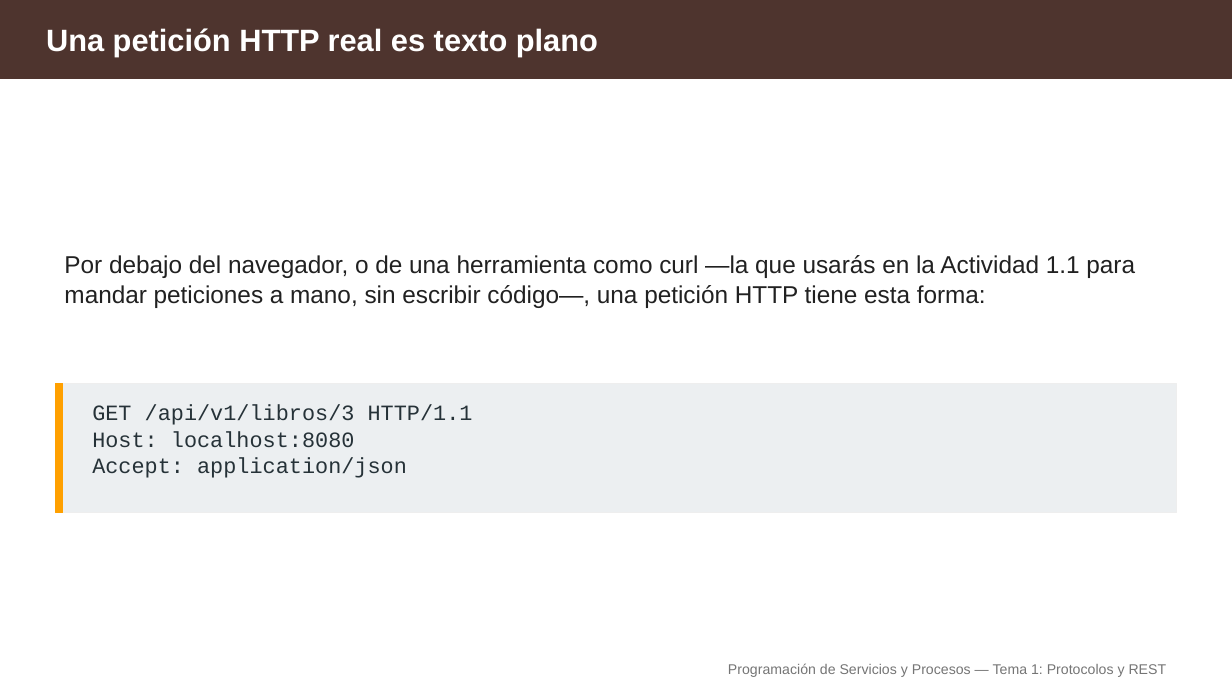
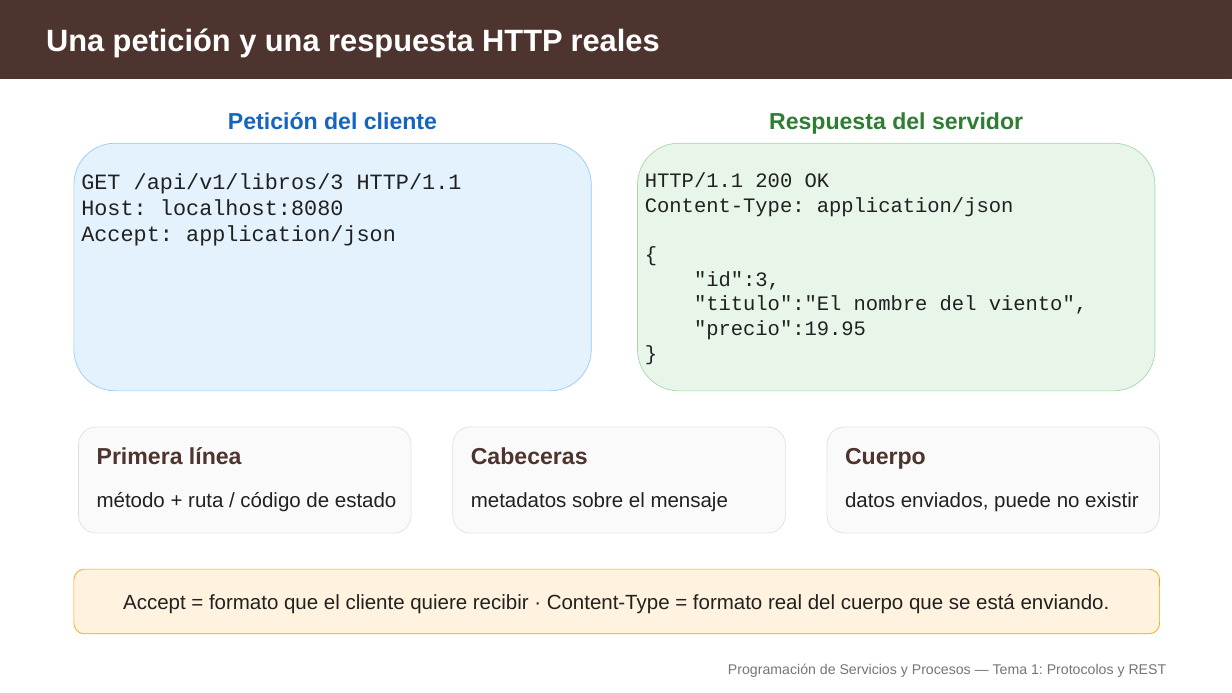
Before and after one commit to aitorventura/programacion-servicios-procesos, a slide deck: slide 5 of docs/tema1/diapositivas/protocolos-y-rest.pptx (slide 6 before the commit). Drawn at 1232x693 pixels with LibreOffice and Linux fonts; fonts in the diff are those of the drawing. Boxes give left, top, right and bottom in pixels: in the first picture for what was removed or moved away, otherwise in the second. Text is boxed around its words. In the diff, an @@ line names an element or a change of style, - is before the commit and + after.

```diff
--- a/docs/tema1/diapositivas/protocolos-y-rest.pptx
+++ b/docs/tema1/diapositivas/protocolos-y-rest.pptx
@@ text at bbox=[46, 28, 660, 57]: text changed @@
-Una petición HTTP real es texto plano
+Una petición y una respuesta HTTP reales
@@ text added at bbox=[228, 112, 437, 130], 18 pt, text #1565C0, bold @@
+Petición del cliente
@@ text added at bbox=[769, 112, 1023, 134], 18 pt, text #2E7D32, bold @@
+Respuesta del servidor
@@ rounded rectangle added at bbox=[74, 143, 592, 391], fill #E3F2FD, outline #90CAF9 0.5 pt @@
@@ rounded rectangle added at bbox=[638, 143, 1155, 391], fill #E8F5E9, outline #A5D6A7 0.5 pt @@
@@ text at bbox=[81, 173, 462, 246]: text changed; text colour #263238 to #212121 @@
-GET /api/v1/libros/3 HTTP/1.1
-Host: localhost:8080
-Accept: application/json
+GET /api/v1/libros/3 HTTP/1.1
+Host: localhost:8080
+Accept: application/json
@@ text added at bbox=[645, 173, 1087, 340], 16 pt, text #212121 @@
+HTTP/1.1 200 OK
+Content-Type: application/json
+{
+"id":3,
+"titulo":"El nombre del viento",
+"precio":19.95
+}
@@ text removed at bbox=[64, 255, 1135, 308] @@
-Por debajo del navegador, o de una herramienta como curl —la que usarás en la Actividad 1.1 para mandar peticiones a mano, sin escribir código—, una petición HTTP tiene esta forma:
@@ rectangle removed at bbox=[55, 384, 1177, 513] @@
@@ rectangle removed at bbox=[55, 384, 63, 513] @@
@@ rounded rectangle added at bbox=[79, 427, 411, 533], fill #FAFAFA, outline #E0E0E0 0.5 pt @@
@@ text added at bbox=[97, 447, 242, 464], 18 pt, text #4E342E, bold @@
+Primera línea
@@ rounded rectangle added at bbox=[453, 427, 786, 533], fill #FAFAFA, outline #E0E0E0 0.5 pt @@
@@ text added at bbox=[471, 447, 588, 465], 18 pt, text #4E342E, bold @@
+Cabeceras
@@ rounded rectangle added at bbox=[827, 427, 1160, 533], fill #FAFAFA, outline #E0E0E0 0.5 pt @@
@@ text added at bbox=[845, 448, 926, 469], 18 pt, text #4E342E, bold @@
+Cuerpo
@@ text added at bbox=[97, 492, 396, 512], 16 pt, text #212121 @@
+método + ruta / código de estado
@@ text added at bbox=[471, 492, 728, 512], 16 pt, text #212121 @@
+metadatos sobre el mensaje
@@ text added at bbox=[845, 492, 1138, 512], 16 pt, text #212121 @@
+datos enviados, puede no existir
@@ rounded rectangle added at bbox=[74, 569, 1160, 634], fill #FFF3E0, outline #FFA000 0.5 pt @@
@@ text added at bbox=[123, 594, 1110, 614], 16 pt, text #212121 @@
+Accept = formato que el cliente quiere recibir · Content-Type = formato real del cuerpo que se está enviando.
```
Also in this commit, not shown: 15 other slides changed, 1 slide added, 19 slides removed, 1 other file.
